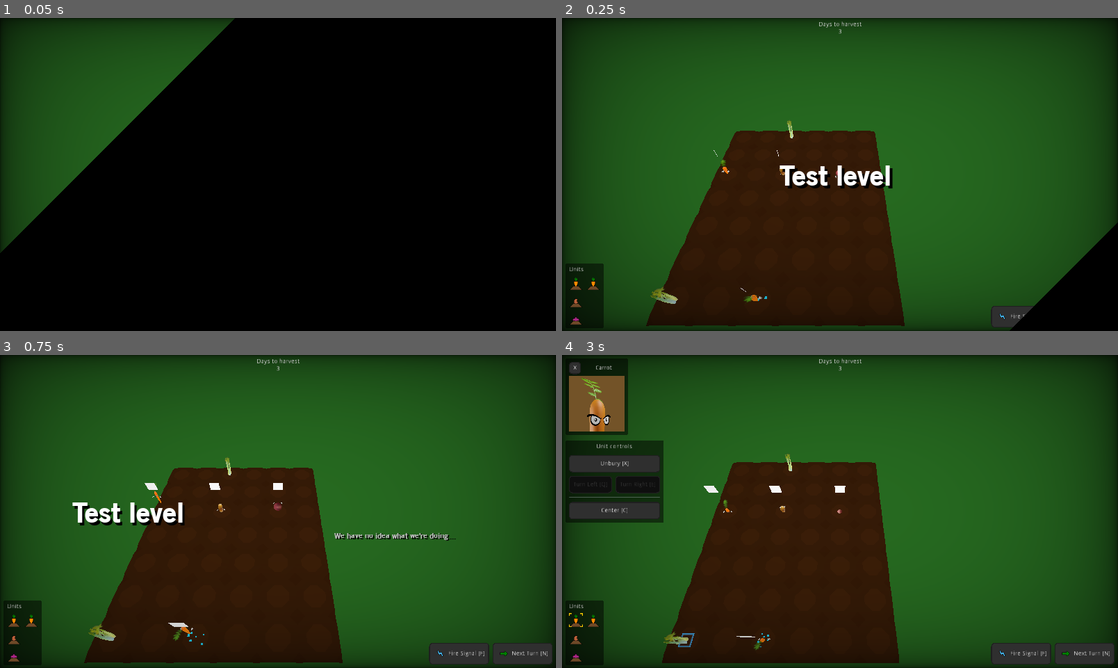
Above: before the commit, frames 1-4 (two rows, left to right).
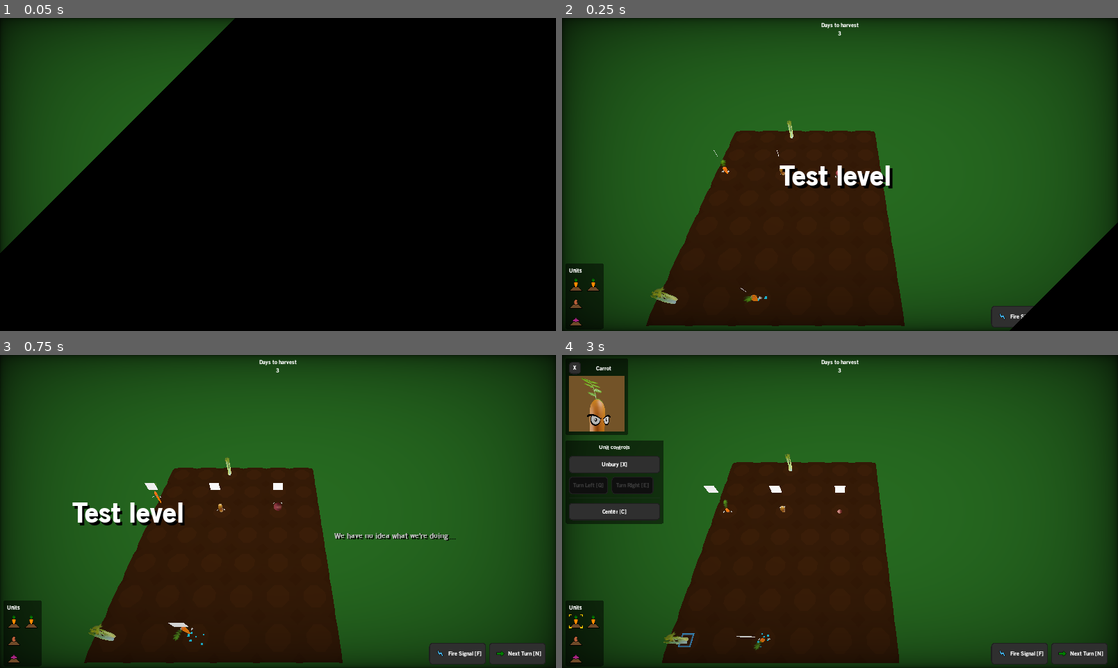
Above: after the commit, the same moments.

Repository: wingedadventurer/gwj-xii
Game: Godot game, scene res://scenes/levels/level_test.tscn
The game is run twice, just before and just after one commit, with the same random seed, the same clock (stepped at 60 frames per second) and the same inputs.
Inputs (mouse positions are in pixels of both pictures, inside the frame that each line leads up to):
- Up to frame 1 (0.05 s): no input
- Up to frame 2 (0.25 s): no input
- Up to frame 3 (0.75 s): click "Next Turn [N]" at 0.5 s
- Up to frame 4 (3 s): click "Next Turn [N]" at 1.25 s; click "Fire Signal [F]" at 2 s; click (573, 621) at 2.77 s

Frame 1 is identical in both runs. In frame 2, 0.2% of the frame differs, in the area x 1-84%, y 1-99%; in frame 3, 0.5%; in frame 4, 1.0%, in the area x 0-100%, y 1-99%.

Commit message:
Add John's font as default font

Diff:
--- /dev/null
+++ b/godot-project/fonts/default_font.tres
@@ -0,0 +1,7 @@
+[gd_resource type="DynamicFont" load_steps=2 format=2]
+
+[ext_resource path="res://fonts/old_sans_black.ttf" type="DynamicFontData" id=1]
+
+[resource]
+size = 14
+font_data = ExtResource( 1 )
--- a/godot-project/scenes/levels/level_test.tscn
+++ b/godot-project/scenes/levels/level_test.tscn
@@ -170,13 +170,13 @@
 shadow_bias = 0.0
 directional_shadow_depth_range = 1
 
-[node name="signal_start" parent="." index="6" instance=ExtResource( 6 )]
+[node name="signal_start" parent="." index="7" instance=ExtResource( 6 )]
 transform = Transform( 1, 0, 0, 0, 1, 0, 0, 0, 1, -2, 0, 4 )
 
-[node name="celery" parent="." index="7" instance=ExtResource( 7 )]
+[node name="celery" parent="." index="8" instance=ExtResource( 7 )]
 transform = Transform( 1, 0, 0, 0, 1, 0, 0, 0, 1, -2, 0, -2 )
 
-[node name="celery_2" parent="." index="8" instance=ExtResource( 7 )]
+[node name="celery_2" parent="." index="9" instance=ExtResource( 7 )]
 transform = Transform( 1, 0, 0, 0, 1, 0, 0, 0, 1, -4, 0, 4 )
 
 [editable path="playable_area"]
--- a/godot-project/scenes/ui/static_ui.tscn
+++ b/godot-project/scenes/ui/static_ui.tscn
@@ -62,7 +62,6 @@
 [node name="unit_icons" parent="." instance=ExtResource( 6 )]
 
 [node name="win_popup" type="Control" parent="."]
-editor/display_folded = true
 visible = false
 anchor_right = 1.0
 anchor_bottom = 1.0
@@ -77,7 +76,6 @@
 color = Color( 0, 0, 0, 0.501961 )
 
 [node name="vb" type="VBoxContainer" parent="win_popup"]
-editor/display_folded = true
 anchor_left = 0.5
 anchor_top = 0.5
 anchor_right = 0.5
@@ -114,7 +112,6 @@
 text = "Play Next Level"
 
 [node name="lose_popup" type="Control" parent="."]
-editor/display_folded = true
 visible = false
 anchor_right = 1.0
 anchor_bottom = 1.0
@@ -176,3 +173,7 @@
 align = 1
 [connection signal="pressed" from="hb/button_fire_signal" to="." method="_on_button_fire_signal_pressed"]
 [connection signal="pressed" from="hb/button_next_turn" to="." method="_on_button_next_turn_pressed"]
+[connection signal="pressed" from="win_popup/vb/hb/button_menu" to="." method="_on_button_menu_pressed"]
+[connection signal="pressed" from="win_popup/vb/hb/button_next" to="." method="_on_button_next_pressed"]
+[connection signal="pressed" from="lose_popup/vb_2/hb/button_menu" to="." method="_on_button_menu_pressed"]
+[connection signal="pressed" from="lose_popup/vb_2/hb/button_retry" to="." method="_on_button_retry_pressed"]
--- a/godot-project/scripts/static_ui.gd
+++ b/godot-project/scripts/static_ui.gd
@@ -31,3 +31,12 @@
 
 func set_days_to_harvest(value : int) -> void:
 	$harvest_days_label.text = "Days to harvest\n" + str(value)
+
+func _on_button_menu_pressed() -> void:
+	pass
+
+func _on_button_next_pressed() -> void:
+	pass
+
+func _on_button_retry_pressed() -> void:
+	pass
--- a/godot-project/themes/main_theme.tres
+++ b/godot-project/themes/main_theme.tres
@@ -1,6 +1,8 @@
-[gd_resource type="Theme" load_steps=6 format=2]
+[gd_resource type="Theme" load_steps=7 format=2]
 
-[sub_resource type="StyleBoxFlat" id=3]
+[ext_resource path="res://fonts/default_font.tres" type="DynamicFont" id=1]
+
+[sub_resource type="StyleBoxFlat" id=1]
 content_margin_left = 10.0
 content_margin_right = 10.0
 bg_color = Color( 0.0627451, 0.0627451, 0.0627451, 1 )
@@ -78,15 +80,16 @@
 anti_aliasing = false
 
 [resource]
+default_font = ExtResource( 1 )
 Button/colors/font_color = Color( 1, 1, 1, 1 )
 Button/colors/font_color_disabled = Color( 0.9, 0.9, 0.9, 0.2 )
 Button/colors/font_color_hover = Color( 0.941176, 0.941176, 0.941176, 1 )
 Button/colors/font_color_pressed = Color( 1, 1, 1, 1 )
 Button/constants/hseparation = 2
 Button/fonts/font = null
-Button/styles/disabled = SubResource( 3 )
+Button/styles/disabled = SubResource( 1 )
 Button/styles/focus = null
 Button/styles/hover = SubResource( 2 )
-Button/styles/normal = SubResource( 4 )
-Button/styles/pressed = SubResource( 5 )
-PanelContainer/styles/panel = SubResource( 1 )
+Button/styles/normal = SubResource( 3 )
+Button/styles/pressed = SubResource( 4 )
+PanelContainer/styles/panel = SubResource( 5 )
Not shown: 3 places in godot-project/themes/main_theme.tres that only renumber resources
